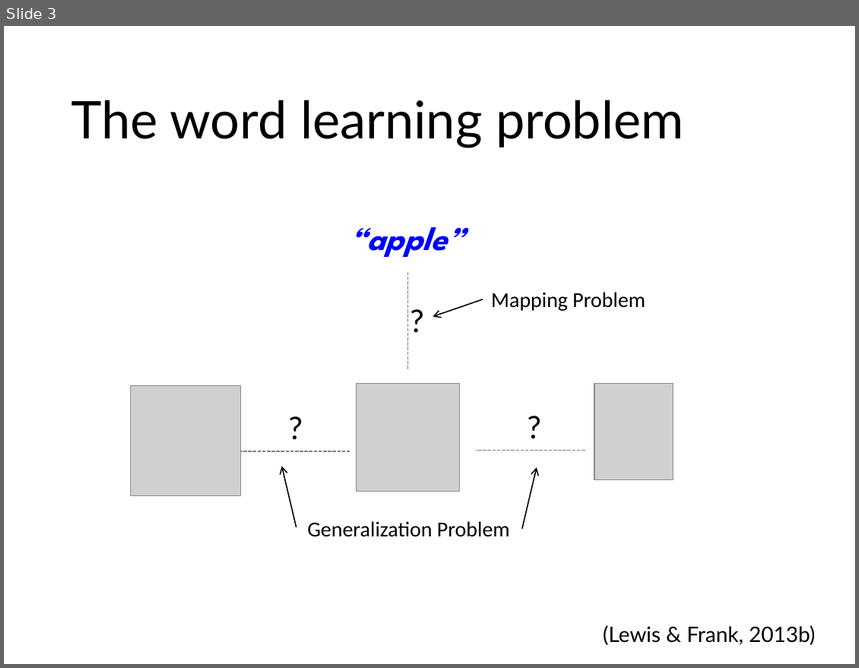
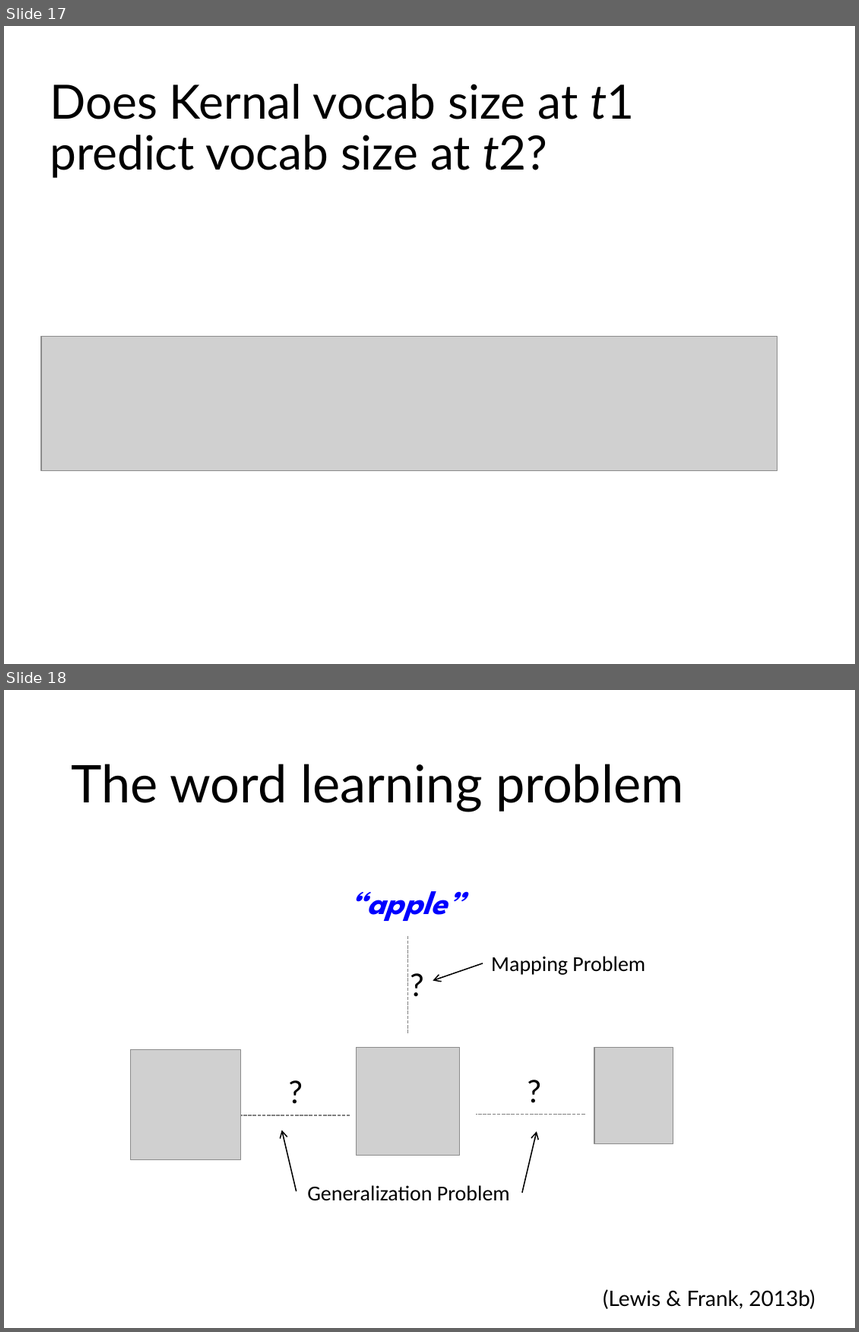
Before and after one commit to nbeckage/VOCAB_SEEDS, a slide deck: talks/lupyan_lab_3_8_18.pptx. Shown one above the other, each under a label of ours: slide 3 before the commit, slides 17 and 18 after it. The pictures are 859x668 and 859x1332 pixels, drawn with LibreOffice and Linux fonts; fonts in the diff are those of the drawing; grey boxes stand for pictures. Boxes give left, top, right and bottom in pixels: in the first picture for what was removed or moved away, otherwise in the second. Text is boxed around its words. In the diff, an @@ line names an element or a change of style, - is before the commit and + after.

```diff
--- a/talks/lupyan_lab_3_8_18.pptx
+++ b/talks/lupyan_lab_3_8_18.pptx
@@ slide 17 added at bbox=[4, 26, 855, 664], background #FFFFFF @@
@@ title added at bbox=[50, 84, 634, 178], 40 pt, text #000000 @@
+Does Kernal vocab size at t1 predict vocab size at t2?
@@ picture added at bbox=[41, 337, 778, 471] @@
@@ what was slide 3 is now slide 18 @@
```
Also in this commit, not shown: 6 slides changed, 9 other slides added, 2 slides removed, 17 other files.
